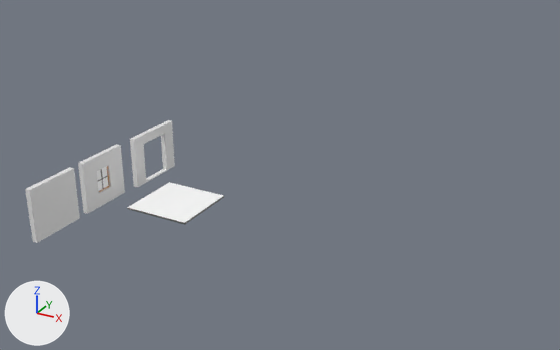
An edit to the Blender file Assets/3DModels/House/BuildingBlocks/BuildingBlocks_House.blend, drawn before and after from the same camera.
Rendered twice from a 50 mm camera at (682.0, -780.0, 498.0) aimed at (170.0, 149.0, 33.0). Arrows for +X, +Y and +Z are at lower left; the lights stay in place.

The older version as bpy lines, for what is in view:
```python
ob_floor = bpy.data.objects.new('Floor', me_cube)
ob_floor.location = (8.0, 0.0, 0.0)
ob_wall = bpy.data.objects.new('Wall', me_cube_003)
ob_wall.location = (-43.0, -116.0, 31.0)
ob_wall.scale = (3.87, 3.87, 3.87)
ob_wall_door = bpy.data.objects.new('Wall_Door', me_cube_004)
ob_wall_door.location = (-43.0, 96.0, 31.0)
ob_wall_door.scale = (3.87, 3.87, 3.87)
ob_wall_window = bpy.data.objects.new('Wall_Window', me_cube_002)
ob_wall_window.location = (-43.0, -17.0, 31.0)
ob_wall_window.scale = (3.87, 3.87, 3.87)
ob_window = bpy.data.objects.new('Window', me_cube_001)
ob_window.location = (-31.0, 0.0, 35.0)
ob_window.scale = (12.4, 12.4, 12.4)
```
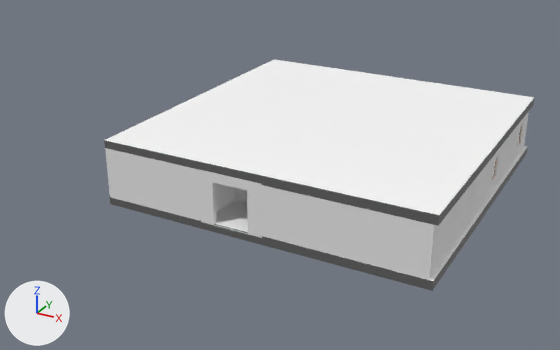
What differs and where, as boxes (x1, y1, x2, y2) in the pictures (560 x 350 px):
'Floor.001', added: after (104, 59, 535, 226)
'Floor', rescaled: before (127, 182, 224, 225); after (110, 146, 528, 291)
'Wall', moved, turned: before (25, 167, 80, 243); after (105, 148, 154, 209)
'Wall.007', added: after (365, 210, 435, 280)
'Wall.006', added: after (307, 196, 368, 263)
'Wall.003', added: after (151, 159, 201, 221)
'Wall.005', added: after (261, 185, 308, 248)
'Wall_Window', moved (not visible afterwards): before (78, 144, 125, 214)
'Wall_Door.003', added: after (199, 169, 262, 238)
'Wall.008', added: after (430, 204, 456, 279)
'Wall.009', added: after (451, 181, 474, 249)
'Wall.010', added: after (469, 161, 490, 223)
'Wall.011', added: after (499, 127, 517, 182)
'Wall_Window.001', added: after (486, 144, 503, 200)
'Wall.022', added: after (216, 183, 235, 212)
'Wall_Window.002', added: after (512, 111, 529, 163)
'Window', moved (not visible afterwards): before (97, 166, 109, 192)
'Wall_Door.001', added: after (234, 188, 247, 202)
'Wall.012', added: after (524, 112, 529, 144)
'Wall_Door', unchanged, covered by the edit: before (130, 120, 175, 187)

The change, as a diff of the scene's bpy script:
```diff
--- a/Assets/3DModels/House/BuildingBlocks/BuildingBlocks_House.blend.py
+++ b/Assets/3DModels/House/BuildingBlocks/BuildingBlocks_House.blend.py
@@ ob_floor @@
 ob_floor.location = (8.0, 0.0, 0.0)
+ob_floor.scale = (4.86, 4.86, 4.86)
@@ ob_window @@
 ob_window = bpy.data.objects.new('Window', me_cube_001)
-ob_window.location = (-31.0, 0.0, 35.0)
+ob_window.location = (-15.0, 41.0, 47.0)
 ob_window.scale = (12.4, 12.4, 12.4)
@@ ob_wall_window @@
 ob_wall_window = bpy.data.objects.new('Wall_Window', me_cube_002)
-ob_wall_window.location = (-43.0, -17.0, 31.0)
+ob_wall_window.location = (-27.0, 24.0, 42.0)
 ob_wall_window.scale = (3.87, 3.87, 3.87)
@@ ob_wall @@
 ob_wall = bpy.data.objects.new('Wall', me_cube_003)
-ob_wall.location = (-43.0, -116.0, 31.0)
+ob_wall.location = (-8.0, 4.0, 43.0)
+ob_wall.rotation_euler = (0.0, 0.0, -1.567)  # degrees (0, 0, -90)
 ob_wall.scale = (3.87, 3.87, 3.87)
@@ ob_wall_door_003 @@
+ob_wall_door_003 = bpy.data.objects.new('Wall_Door.003', me_cube_045)  # 72 vertices, 60 faces; spans x 0.1..2.1, y -7.1..17.8, z -8.1..12.1; in mat_material_055 (white #e7e7e7)
+ob_wall_door_003.location = (156.0, 9.0, 43.0)
+ob_wall_door_003.rotation_euler = (0.0, 0.0, -1.569)  # degrees (0, 0, -90)
+ob_wall_door_003.scale = (3.87, 3.87, 3.87)
@@ ob_wall_door_001 @@
+ob_wall_door_001 = bpy.data.objects.new('Wall_Door.001', me_cube_037)  # 72 vertices, 60 faces; spans x 0.1..2.1, y -7.1..17.8, z -8.1..12.1; in mat_material_047 (white #e7e7e7)
+ob_wall_door_001.location = (156.0, 87.0, 43.0)
+ob_wall_door_001.rotation_euler = (0.0, 0.0, -1.569)  # degrees (0, 0, -90)
+ob_wall_door_001.scale = (3.87, 3.87, 3.87)
@@ ob_wall_022 @@
+ob_wall_022 = bpy.data.objects.new('Wall.022', me_cube_033)  # 72 vertices, 66 faces; spans x -1.0..1.0, y -5.9..15.5, z -7.9..12.0; in mat_material_043 (white #e7e7e7); modifiers SOLIDIFY
+ob_wall_022.location = (130.0, 26.0, 43.0)
+ob_wall_022.scale = (3.87, 3.87, 3.87)
@@ ob_wall_012 @@
+ob_wall_012 = bpy.data.objects.new('Wall.012', me_cube_023)  # 72 vertices, 66 faces; spans x -1.0..1.0, y -5.9..15.5, z -7.9..12.0; in mat_material_033 (white #e7e7e7); modifiers SOLIDIFY
+ob_wall_012.location = (394.0, 485.0, 43.0)
+ob_wall_012.rotation_euler = (0.0, 0.0, -1.567)  # degrees (0, 0, -90)
+ob_wall_012.scale = (3.87, 3.87, 3.87)
@@ ob_wall_011 @@
+ob_wall_011 = bpy.data.objects.new('Wall.011', me_cube_022)  # 72 vertices, 66 faces; spans x -1.0..1.0, y -5.9..15.5, z -7.9..12.0; in mat_material_032 (white #e7e7e7); modifiers SOLIDIFY
+ob_wall_011.location = (450.0, 343.0, 43.0)
+ob_wall_011.scale = (3.87, 3.87, 3.87)
@@ ob_wall_window_002 @@
+ob_wall_window_002 = bpy.data.objects.new('Wall_Window.002', me_cube_019)  # 72 vertices, 64 faces; spans x -1.0..1.0, y -5.9..15.5, z -7.9..12.0; in mat_material_027 (white #e7e7e7); modifiers SOLIDIFY
+ob_wall_window_002.location = (450.0, 425.0, 42.0)
+ob_wall_window_002.scale = (3.87, 3.87, 3.87)
@@ ob_wall_window_001 @@
+ob_wall_window_001 = bpy.data.objects.new('Wall_Window.001', me_cube_017)  # 72 vertices, 64 faces; spans x -1.0..1.0, y -5.9..15.5, z -7.9..12.0; in mat_material_023 (white #e7e7e7); modifiers SOLIDIFY
+ob_wall_window_001.location = (450.0, 268.0, 42.0)
+ob_wall_window_001.scale = (3.87, 3.87, 3.87)
@@ ob_wall_010 @@
+ob_wall_010 = bpy.data.objects.new('Wall.010', me_cube_015)  # 72 vertices, 66 faces; spans x -1.0..1.0, y -5.9..15.5, z -7.9..12.0; in mat_material_019 (white #e7e7e7); modifiers SOLIDIFY
+ob_wall_010.location = (450.0, 187.0, 43.0)
+ob_wall_010.scale = (3.87, 3.87, 3.87)
@@ ob_wall_009 @@
+ob_wall_009 = bpy.data.objects.new('Wall.009', me_cube_014)  # 72 vertices, 66 faces; spans x -1.0..1.0, y -5.9..15.5, z -7.9..12.0; in mat_material_018 (white #e7e7e7); modifiers SOLIDIFY
+ob_wall_009.location = (450.0, 107.0, 43.0)
+ob_wall_009.scale = (3.87, 3.87, 3.87)
@@ ob_floor_001 @@
+ob_floor_001 = bpy.data.objects.new('Floor.001', me_cube_013)  # 109 vertices, 93 faces; spans x -8.3..92.6, y 0.1..101.6, z 0.1..2.9; in mat_material_016 (white #ffffff), mat_material_017 (dark grey #606060)
+ob_floor_001.location = (8.0, 0.0, 87.0)
+ob_floor_001.scale = (4.86, 4.86, 4.86)
@@ ob_wall_008 @@
+ob_wall_008 = bpy.data.objects.new('Wall.008', me_cube_012)  # 72 vertices, 66 faces; spans x -1.0..1.0, y -5.9..15.5, z -7.9..12.0; in mat_material_015 (white #e7e7e7); modifiers SOLIDIFY
+ob_wall_008.location = (450.0, 25.0, 43.0)
+ob_wall_008.scale = (3.87, 3.87, 3.87)
@@ ob_wall_007 @@
+ob_wall_007 = bpy.data.objects.new('Wall.007', me_cube_011)  # 72 vertices, 66 faces; spans x -1.0..1.0, y -5.9..15.5, z -7.9..12.0; in mat_material_014 (white #e7e7e7); modifiers SOLIDIFY
+ob_wall_007.location = (394.0, 4.0, 43.0)
+ob_wall_007.rotation_euler = (0.0, 0.0, -1.567)  # degrees (0, 0, -90)
+ob_wall_007.scale = (3.87, 3.87, 3.87)
@@ ob_wall_006 @@
+ob_wall_006 = bpy.data.objects.new('Wall.006', me_cube_010)  # 72 vertices, 66 faces; spans x -1.0..1.0, y -5.9..15.5, z -7.9..12.0; in mat_material_013 (white #e7e7e7); modifiers SOLIDIFY
+ob_wall_006.location = (314.0, 4.0, 43.0)
+ob_wall_006.rotation_euler = (0.0, 0.0, -1.567)  # degrees (0, 0, -90)
+ob_wall_006.scale = (3.87, 3.87, 3.87)
@@ ob_wall_005 @@
+ob_wall_005 = bpy.data.objects.new('Wall.005', me_cube_009)  # 72 vertices, 66 faces; spans x -1.0..1.0, y -5.9..15.5, z -7.9..12.0; in mat_material_012 (white #e7e7e7); modifiers SOLIDIFY
+ob_wall_005.location = (237.0, 4.0, 43.0)
+ob_wall_005.rotation_euler = (0.0, 0.0, -1.567)  # degrees (0, 0, -90)
+ob_wall_005.scale = (3.87, 3.87, 3.87)
@@ ob_wall_003 @@
+ob_wall_003 = bpy.data.objects.new('Wall.003', me_cube_007)  # 72 vertices, 66 faces; spans x -1.0..1.0, y -5.9..15.5, z -7.9..12.0; in mat_material_010 (white #e7e7e7); modifiers SOLIDIFY
+ob_wall_003.location = (72.0, 4.0, 43.0)
+ob_wall_003.rotation_euler = (0.0, 0.0, -1.567)  # degrees (0, 0, -90)
+ob_wall_003.scale = (3.87, 3.87, 3.87)
```
